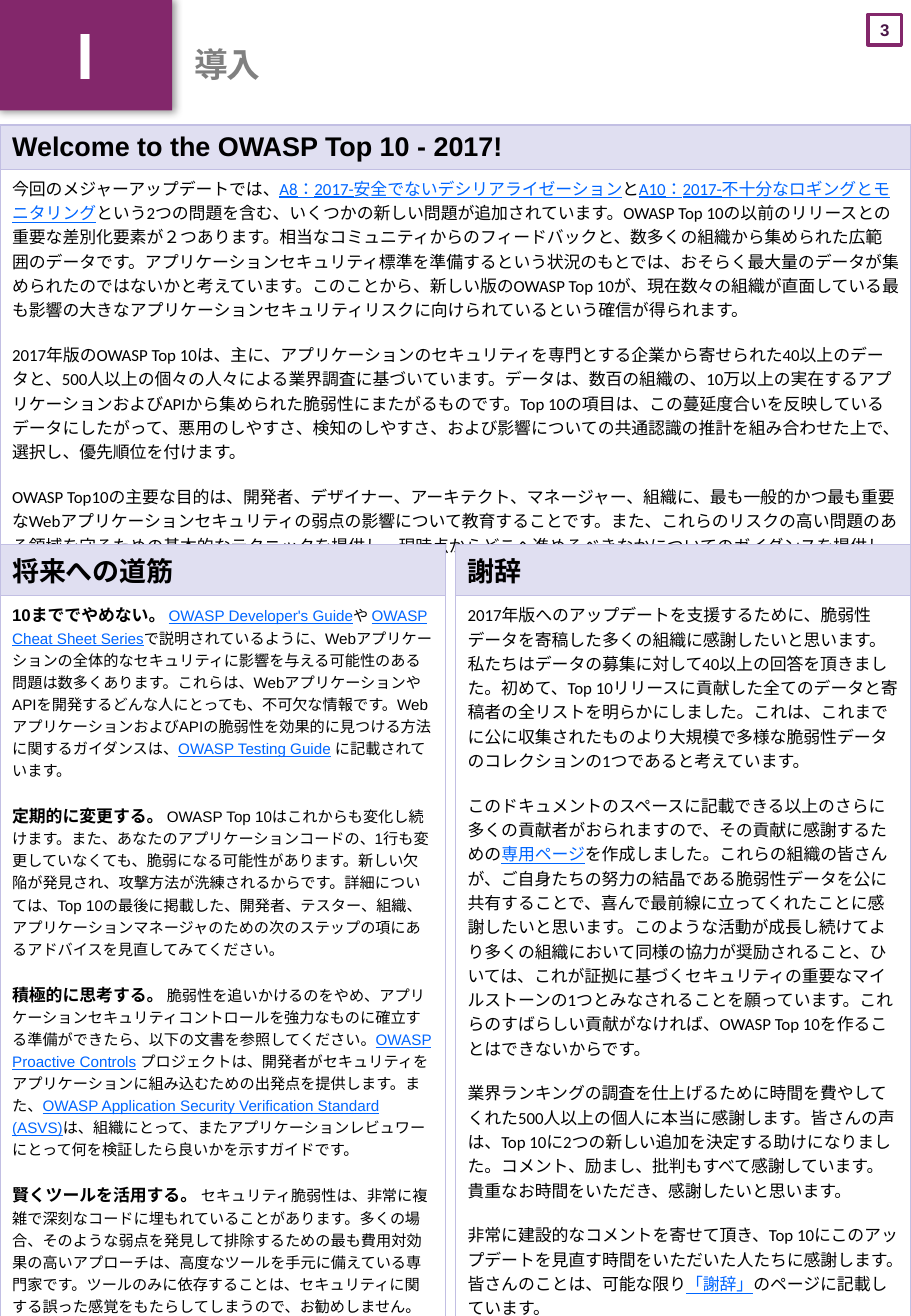
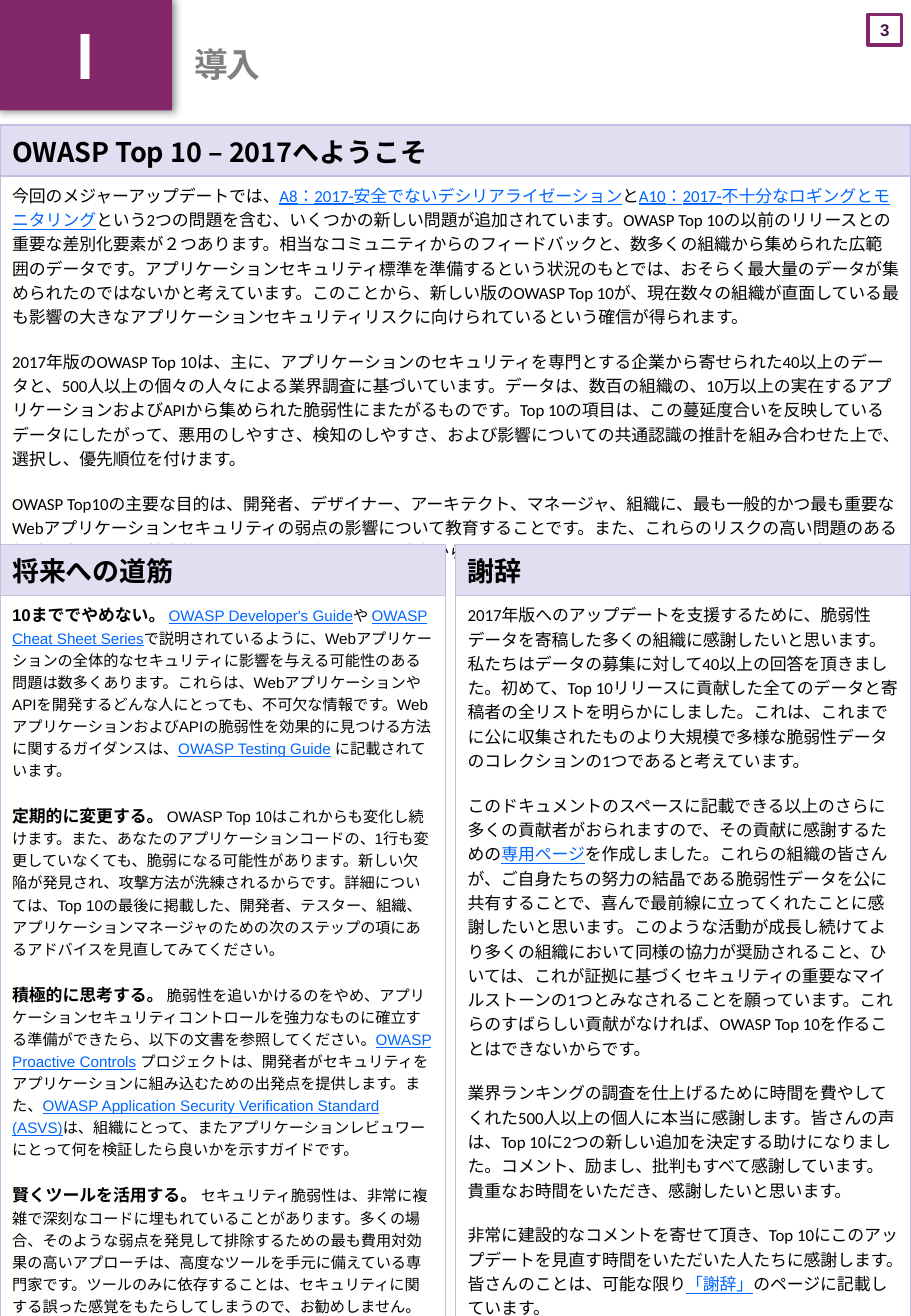
Before and after one commit to OWASP/Top10, a slide deck: slide 4 of 2017/ja/OWASP Top 10-2017(ja).pptx. Drawn at 911x1316 pixels with LibreOffice and Linux fonts; fonts in the diff are those of the drawing. Boxes give left, top, right and bottom in pixels: in the first picture for what was removed or moved away, otherwise in the second. Text is boxed around its words. In the diff, an @@ line names an element or a change of style, - is before the commit and + after.

Commit message:
ページごとに読み合わせをした版
これで公開できるかな！？

```diff
--- a/2017/ja/OWASP Top 10-2017(ja).pptx
+++ b/2017/ja/OWASP Top 10-2017(ja).pptx
@@ table at box(0, 125, 911, 1316) @@
-row 1, column 1: Welcome to the OWASP Top 10 - 2017!
+row 1, column 1: OWASP Top 10 – 2017へようこそ
-row 2, column 1: 今回のメジャーアップデートでは、A8：2017-安全でないデシリアライゼーションとA10：2017-不十分なロギングとモニタリングという2つの問題を含む、いくつかの新しい問題が追加されています。OWASP Top 10の以前のリリースとの重要な差別化要素が２つあります。相当なコミュニティからのフィードバックと、数多くの組織から集められた広範囲のデータです。アプリケーションセキュリティ標準を準備するという状況のもとでは、おそらく最大量のデータが集められたのではないかと考えています。このことから、新しい版のOWASP Top 10が、現在数々の組織が直面している最も影響の大きなアプリケーションセキュリティリスクに向けられているという確信が得られます。 / 2017年版のOWASP Top 10は、主に、アプリケーションのセキュリティを専門とする企業から寄せられた40以上のデータと、500人以上の個々の人々による業界調査に基づいています。データは、数百の組織の、10万以上の実在するアプリケーションおよびAPIから集められた脆弱性にまたがるものです。Top 10の項目は、この蔓延度合いを反映しているデータにしたがって、悪用のしやすさ、検知のしやすさ、および影響についての共通認識の推計を組み合わせた上で、選択し、優先順位を付けます。 / OWASP Top10の主要な目的は、開発者、デザイナー、アーキテクト、マネージャー、組織に、最も一般的かつ最も重要なWebアプリケーションセキュリティの弱点の影響について教育することです。また、これらのリスクの高い問題のある領域を守るための基本的なテクニックを提供し、現時点からどこへ進めるべきなかについてのガイダンスを提供します。
+row 2, column 1: 今回のメジャーアップデートでは、A8：2017-安全でないデシリアライゼーションとA10：2017-不十分なロギングとモニタリングという2つの問題を含む、いくつかの新しい問題が追加されています。OWASP Top 10の以前のリリースとの重要な差別化要素が２つあります。相当なコミュニティからのフィードバックと、数多くの組織から集められた広範囲のデータです。アプリケーションセキュリティ標準を準備するという状況のもとでは、おそらく最大量のデータが集められたのではないかと考えています。このことから、新しい版のOWASP Top 10が、現在数々の組織が直面している最も影響の大きなアプリケーションセキュリティリスクに向けられているという確信が得られます。 / 2017年版のOWASP Top 10は、主に、アプリケーションのセキュリティを専門とする企業から寄せられた40以上のデータと、500人以上の個々の人々による業界調査に基づいています。データは、数百の組織の、10万以上の実在するアプリケーションおよびAPIから集められた脆弱性にまたがるものです。Top 10の項目は、この蔓延度合いを反映しているデータにしたがって、悪用のしやすさ、検知のしやすさ、および影響についての共通認識の推計を組み合わせた上で、選択し、優先順位を付けます。 / OWASP Top10の主要な目的は、開発者、デザイナー、アーキテクト、マネージャ、組織に、最も一般的かつ最も重要なWebアプリケーションセキュリティの弱点の影響について教育することです。また、これらのリスクの高い問題のある領域を守るための基本的なテクニックを提供し、現時点からどこへ進めるべきなかについてのガイダンスを提供します。
@@ table at box(456, 544, 911, 1316) @@
@@ font Arial to Noto Sans CJK JP in "謝辞" @@
```
Also in this commit, not shown: 18 other slides changed, 1 other file.
